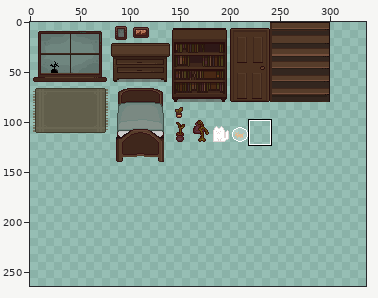
Two states of a sprite sheet, Assets/Sprites/Tileset/furniture_1.png. Above, an overview of the earlier version with the close-up marked.
Close-up. As it was:
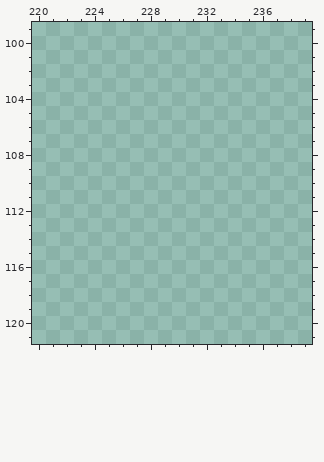
The file is 500x500 pixels. Colours within 5 levels of each other are drawn and written as one. Shown: x 220..239, y 99..121. The wide view leaves out empty margins. The commit also changed other parts of the picture, which this record leaves out.
And afterwards:
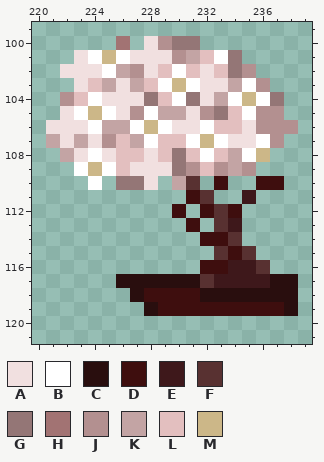
Palette (. is transparent): A #f1e0e0  B #ffffff  C #290e0e  D #3e0e0e  E #3e181b  F #583131  G #947676  H #a27373  J #b39090  K #c3a4a4  L #e3bfbf  M #ccb788
Changes in this commit:
Changed rows in their new state; - is an unchanged pixel.
first column x 221:
100 -----H-AJGG-------
101 --ABMBAAAJKLBG----
102 -AAABKJALBLALGJ---
103 --ALKAKLBMBAAKBJ--
104 -JLBAAAGLBGAKBMBG-
105 -ABMBAJBKKAJGLBJJ-
106 AAABKKBMBAABLLAJJJ
107 KAKAJLKBLLBMBAABJ-
108 -KABALLALGLBLKBM--
109 --BMBLAAAGJLJKJ---
110 ---B-GGA-KF-D--DD-
111 ----------DF--E---
112 ---------D-DFD----
113 ----------D-FE----
114 -----------DDF----
115 ------------FDF---
116 -----------DDEEF--
117 -----CCCCCCFEEEECC
118 ------CDDDDCCCCCCC
119 -------CDDDDDDDDDC
Pixel boxes of the changes (left, top, right, bottom) in both close-ups:
added: (46, 36, 298, 316)
